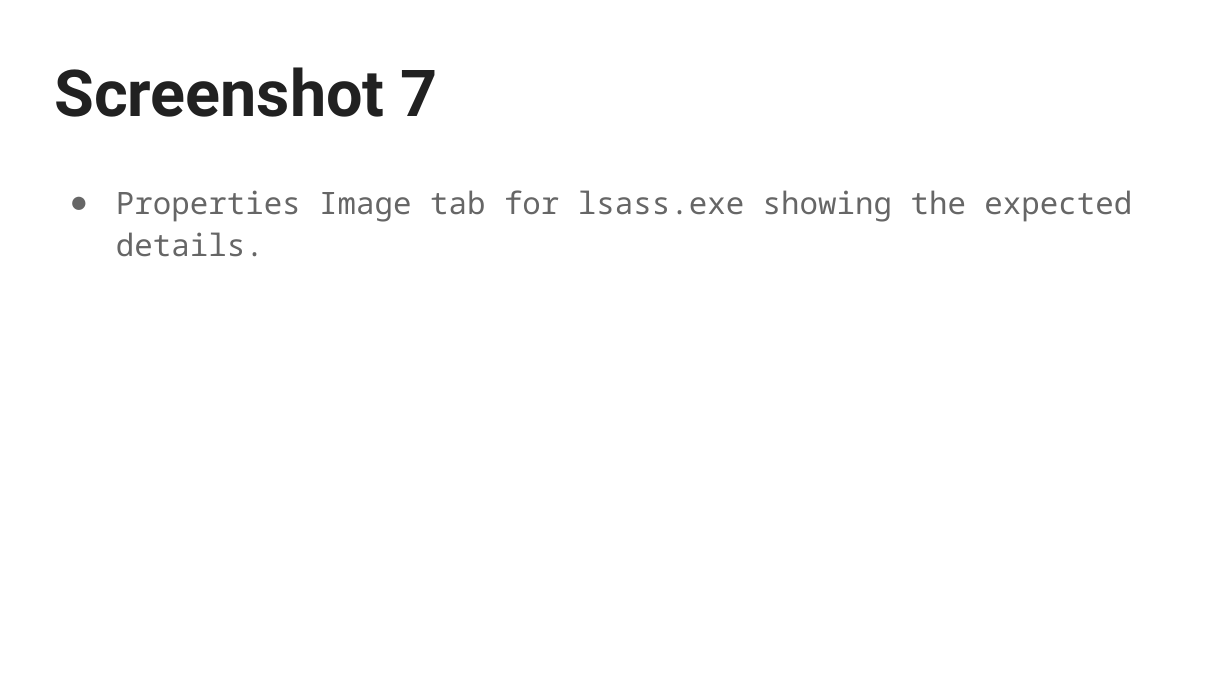
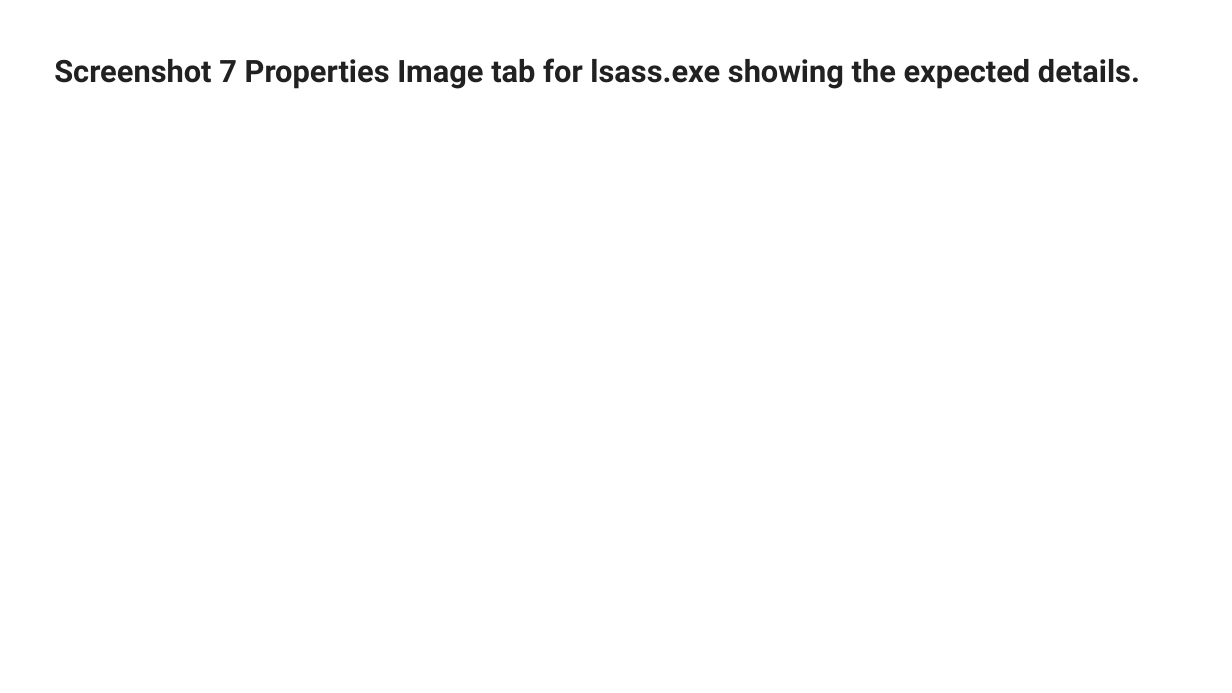
Before and after one commit to WikiSteve/networking-labs, a slide deck: slide 8 of labs/070-lab-process-explorer/assets/Process Explorer SUBMISSION TEMPLATE.pptx. Drawn at 1232x693 pixels with LibreOffice and Linux fonts; fonts in the diff are those of the drawing. Boxes give left, top, right and bottom in pixels: in the first picture for what was removed or moved away, otherwise in the second. Text is boxed around its words. In the diff, an @@ line names an element or a change of style, - is before the commit and + after.

```diff
--- a/labs/070-lab-process-explorer/assets/Process Explorer SUBMISSION TEMPLATE.pptx
+++ b/labs/070-lab-process-explorer/assets/Process Explorer SUBMISSION TEMPLATE.pptx
@@ title at (54, 58, 1140, 89): text changed; size 37.8 to 18 pt @@
-Screenshot 7
+Screenshot 7 Properties Image tab for lsass.exe showing the expected details.
@@ text removed at (116, 190, 1132, 257) @@
-● Properties Image tab for lsass.exe showing the expected details.
```
Also in this commit, not shown: 8 other slides changed, 6 other files.
